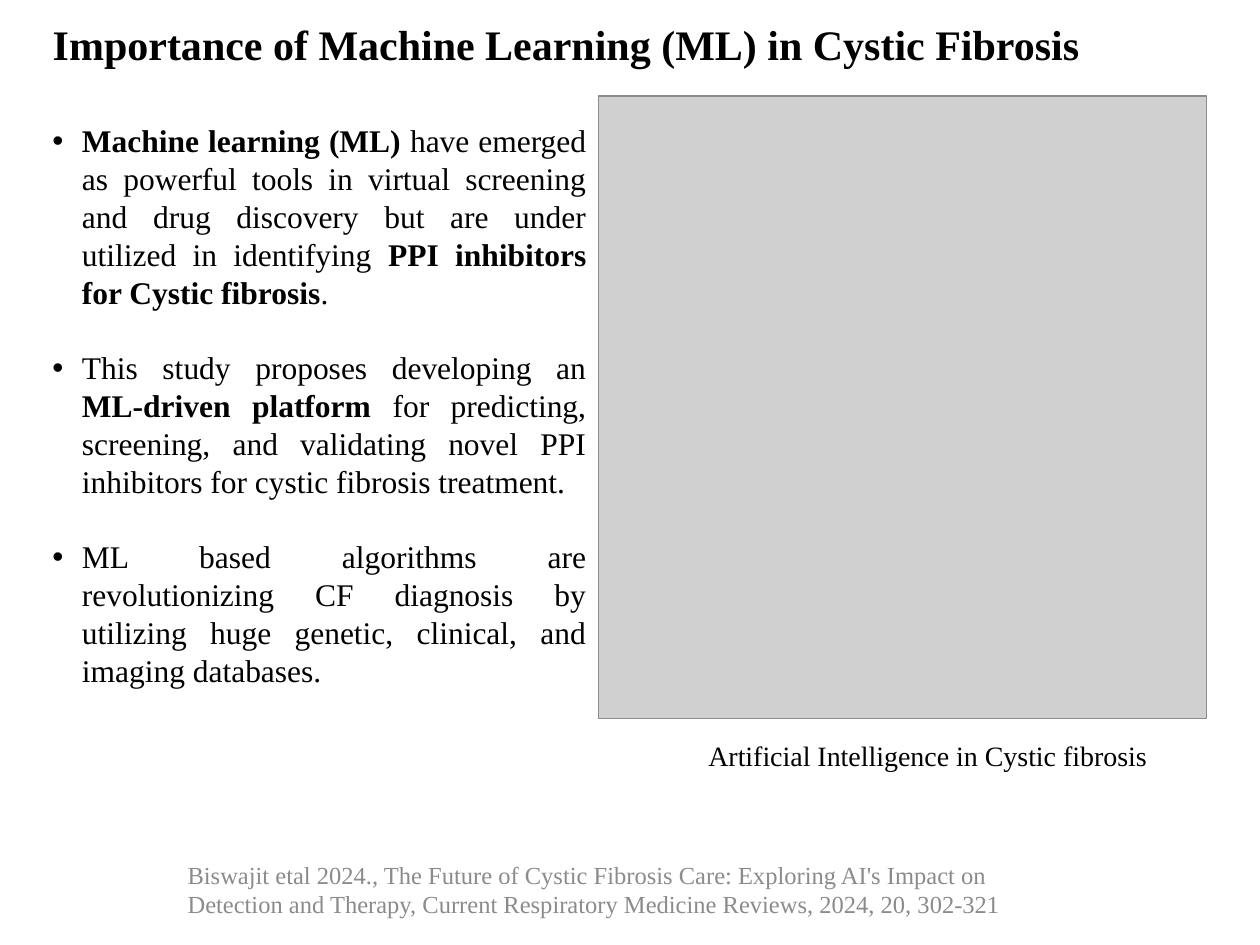
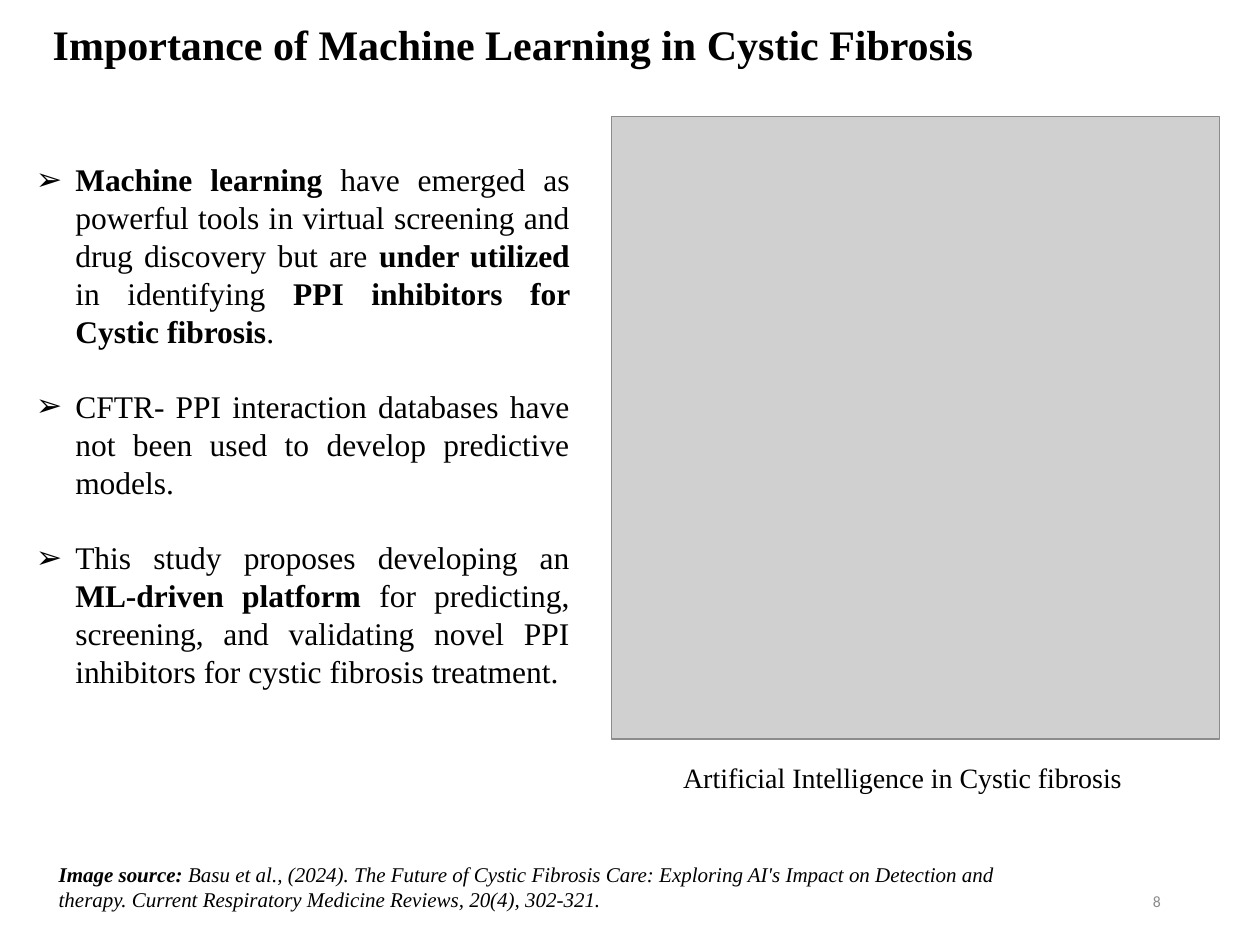
Before and after one commit to Vinoth0202/Training-to-Divya, a slide deck: slide 8 of DC - Dhivya G.pptx (slide 9 before the commit). Drawn at 1260x945 pixels with LibreOffice and Linux fonts; fonts in the diff are those of the drawing; grey boxes stand for pictures. Boxes give left, top, right and bottom in pixels: in the first picture for what was removed or moved away, otherwise in the second. Text is boxed around its words. In the diff, an @@ line names an element or a change of style, - is before the commit and + after.

```diff
--- a/DC - Dhivya G.pptx
+++ b/DC - Dhivya G.pptx
@@ title at <box>53,30,973,69</box>: text changed @@
-Importance of Machine Learning (ML) in Cystic Fibrosis
+Importance of Machine Learning in Cystic Fibrosis
@@ text "Machine learning have emerged as ...": place and size @@
-text "Machine learning have emerged as ..." at <box>82,130,586,688</box>
+text "Machine learning have emerged as ..." at <box>75,169,570,689</box>
@@ picture: place and size @@
-picture at <box>598,96,1207,718</box>
+picture at <box>612,116,1221,738</box>
@@ text at <box>75,169,570,495</box>: text changed @@
-• Machine learning (ML) have emerged as powerful tools in virtual screening and drug discovery but are under utilized in identifying PPI inhibitors for Cystic fibrosis.
+➢ Machine learning have emerged as powerful tools in virtual screening and drug discovery but are under utilized in identifying PPI inhibitors for Cystic fibrosis.
+➢ CFTR- PPI interaction databases have not been used to develop predictive models.
@@ text at <box>75,547,570,689</box>: bullet • to ➢ @@
@@ text at <box>82,546,586,688</box>: paragraph removed @@
-• ML based algorithms are revolutionizing CF diagnosis by utilizing huge genetic, clinical, and imaging databases.
@@ text "Artificial Intelligence in Cystic fibrosis": place and size @@
-text "Artificial Intelligence in Cystic fibrosis" at <box>708,746,1147,771</box>
+text "Artificial Intelligence in Cystic fibrosis" at <box>683,768,1122,794</box>
@@ text at <box>59,867,993,912</box>: text changed; size 14 to 12 pt; text colour #8C8C8C to #000000; italic on @@
-Biswajit etal 2024., The Future of Cystic Fibrosis Care: Exploring AI's Impact on Detection and Therapy, Current Respiratory Medicine Reviews, 2024, 20, 302-321
+Image source: Basu et al., (2024). The Future of Cystic Fibrosis Care: Exploring AI's Impact on Detection and therapy. Current Respiratory Medicine Reviews, 20(4), 302-321.
@@ page number added at <box>1153,896,1161,907</box>, 9 pt, text #8C8C8C @@
+8
```
Also in this commit, not shown: 28 other slides changed, 2 slides added, 4 slides removed, 1 other file.
